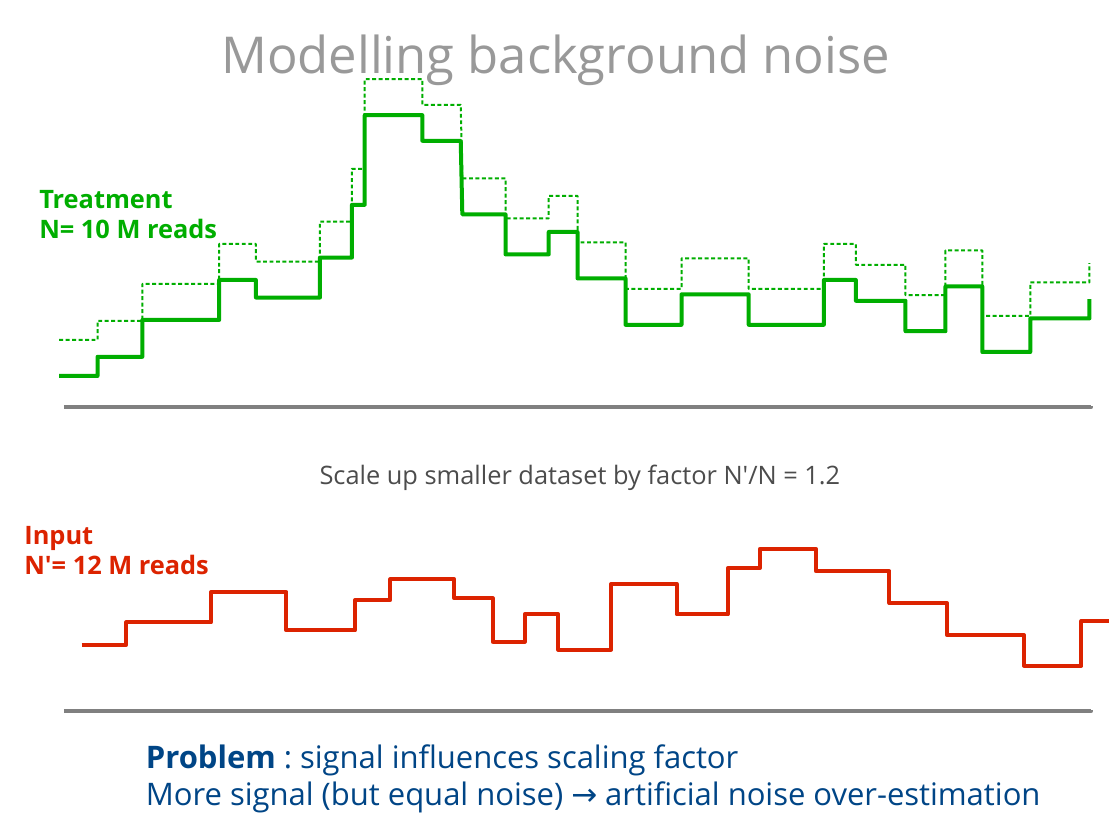
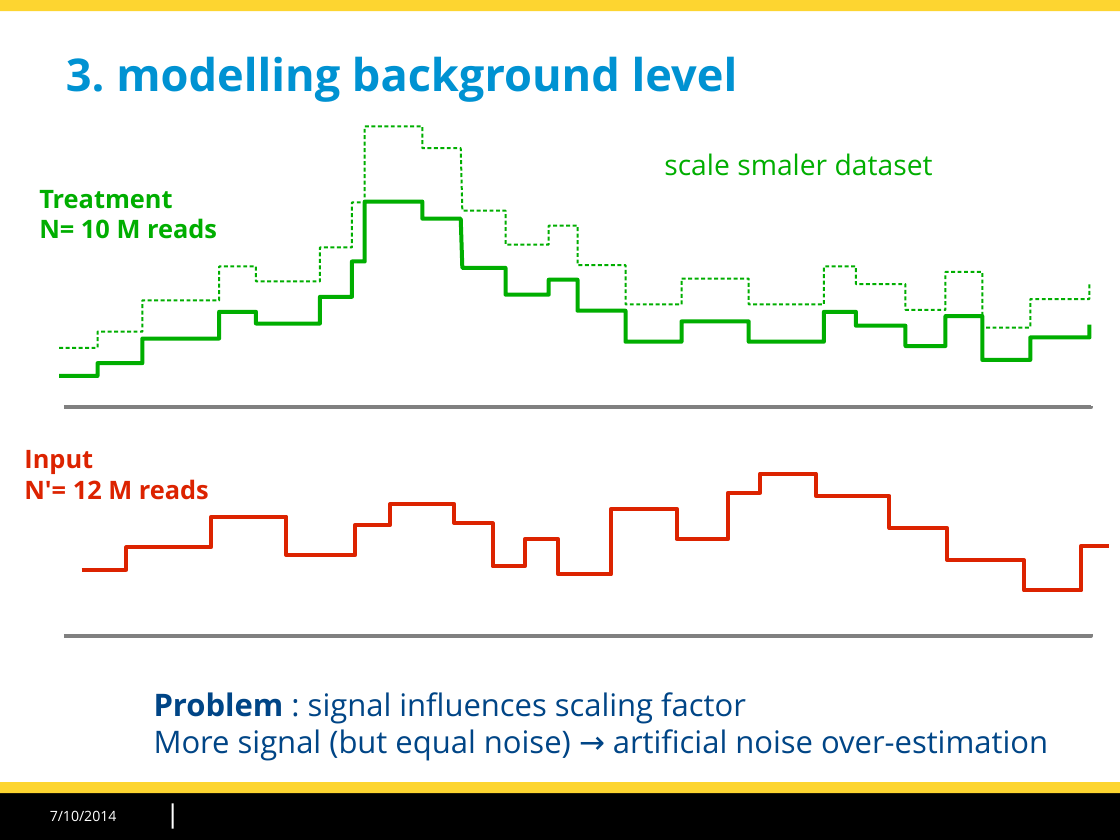
Before and after one commit to morganeTC/atelier_chip-seq_roscoff_2014, a slide deck: slide 16 of slides/chipseq_CarlHerrmann_Roscoff2014.odp (slide 18 before the commit). Drawn at 1120x840 pixels with LibreOffice and Linux fonts; fonts in the diff are those of the drawing; background and template pictures are left out. Boxes give left, top, right and bottom in pixels: in the first picture for what was removed or moved away, otherwise in the second. Text is boxed around its words. In the diff, an @@ line names an element or a change of style, - is before the commit and + after.

```diff
--- a/slides/chipseq_CarlHerrmann_Roscoff2014.odp
+++ b/slides/chipseq_CarlHerrmann_Roscoff2014.odp
@@ rectangle added at (x1=0, y1=0, x2=1120, y2=11), fill #FDD530 @@
@@ title "3. modelling background level" at (x1=66, y1=56, x2=738, y2=102): vertical alignment middle to top @@
@@ title at (x1=66, y1=56, x2=738, y2=102): text changed; size 36 to 32 pt; text colour #999999 to #0092D2; bold on @@
-Modelling background noise
+3. modelling background level
@@ freeform shape resized from (x1=59, y1=79, x2=1090, y2=340) to (x1=59, y1=126, x2=1090, y2=348) @@
@@ text added at (x1=664, y1=153, x2=933, y2=176), 20 pt, text #00AE00 @@
+scale smaler dataset
@@ freeform shape resized from (x1=59, y1=115, x2=1090, y2=376) to (x1=59, y1=201, x2=1090, y2=376) @@
@@ text removed at (x1=320, y1=464, x2=840, y2=490) @@
-Scale up smaller dataset by factor N'/N = 1.2
@@ 2 freeform shapes, 1 text moved together from (x1=24, y1=526, x2=1109, y2=711) to (x1=24, y1=450, x2=1109, y2=636) @@
@@ text "Problem : signal influences scaling ..." moved from (x1=146, y1=744, x2=1040, y2=813) to (x1=154, y1=692, x2=1048, y2=761) @@
@@ rectangle added at (x1=0, y1=794, x2=1120, y2=840), fill #000000 @@
@@ rectangle added at (x1=0, y1=783, x2=1120, y2=794), fill #FDD530 @@
@@ line added from (173, 805) to (173, 828), #FFFFFF 1.42 pt @@
@@ text added at (x1=50, y1=810, x2=117, y2=821), 10 pt, text #FFFFFF @@
+7/10/2014
```
Also in this commit, not shown: 29 other slides changed, 9 slides added, 15 slides removed, 2 other files.
